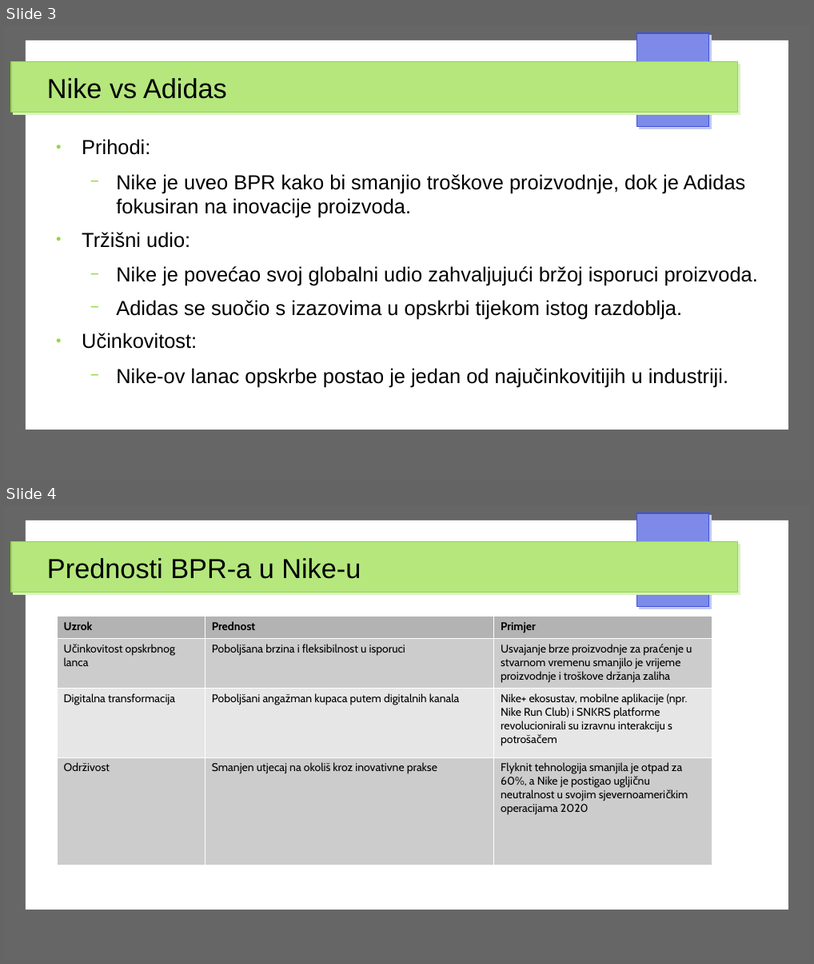
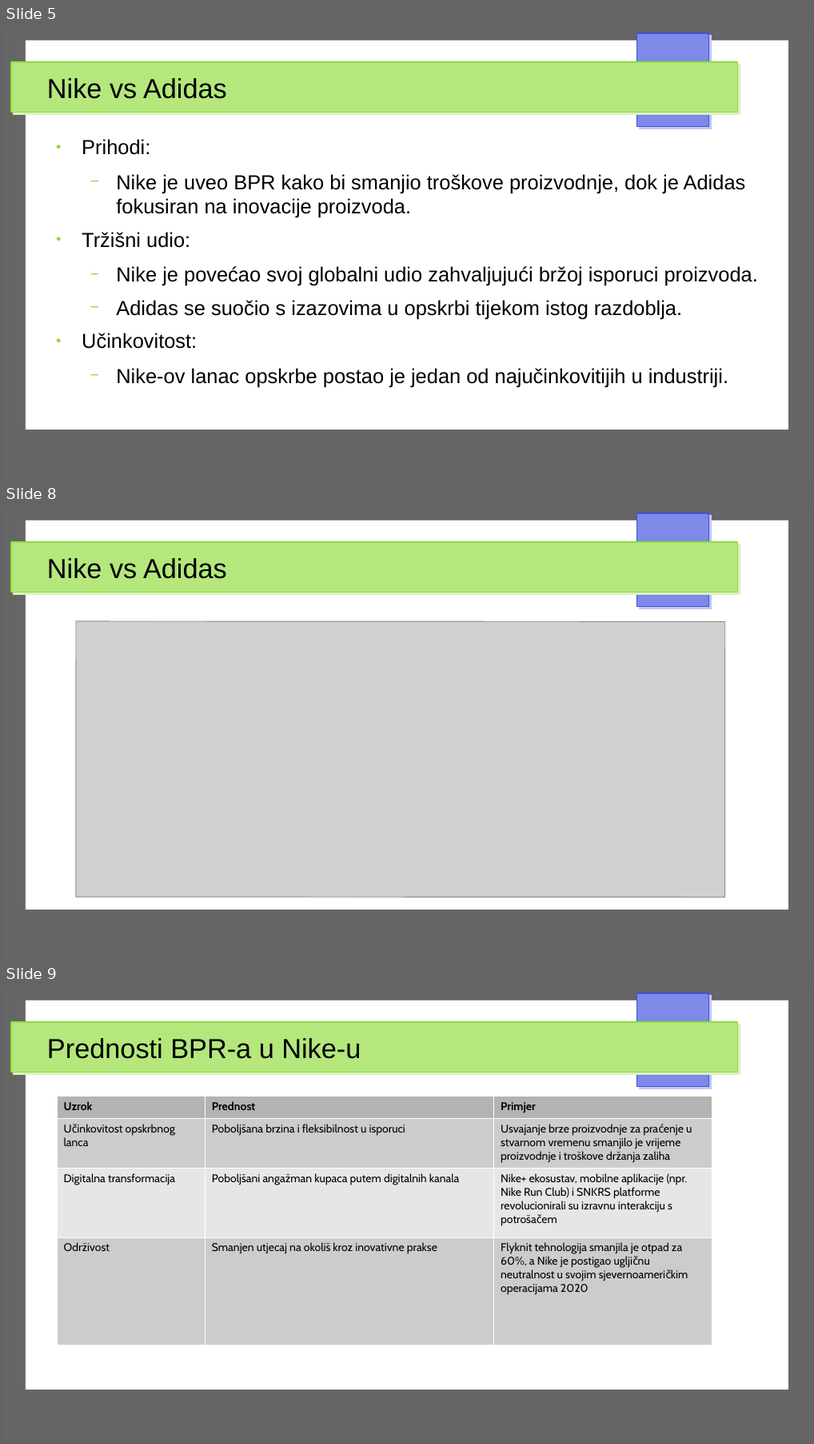
Before and after one commit to robertkt01/rpp, a slide deck: Nike_BPR_Prezentacija.pptx. Shown one above the other, each under a label of ours: slides 3 and 4 before the commit, slides 5, 8 and 9 after it; the slides between them are not shown. The pictures are 814x964 and 814x1444 pixels, drawn with LibreOffice and Linux fonts; fonts in the diff are those of the drawing; grey boxes stand for pictures. Boxes give left, top, right and bottom in pixels: in the first picture for what was removed or moved away, otherwise in the second. Text is boxed around its words. In the diff, an @@ line names an element or a change of style, - is before the commit and + after.

```diff
--- a/Nike_BPR_Prezentacija.pptx
+++ b/Nike_BPR_Prezentacija.pptx
@@ slide 8 added at [4, 506, 810, 960], background #FFFFFF; not listed: 4 template elements that a slide beside it also shows @@
@@ title added at [47, 558, 227, 579], 27 pt, text #000000 @@
+Nike vs Adidas
@@ picture added at [76, 622, 726, 896] @@
@@ what was slide 3 is now slide 5 @@
@@ what was slide 4 is now slide 9 @@
```
Also in this commit, not shown: 4 slides changed, 4 other slides added.
